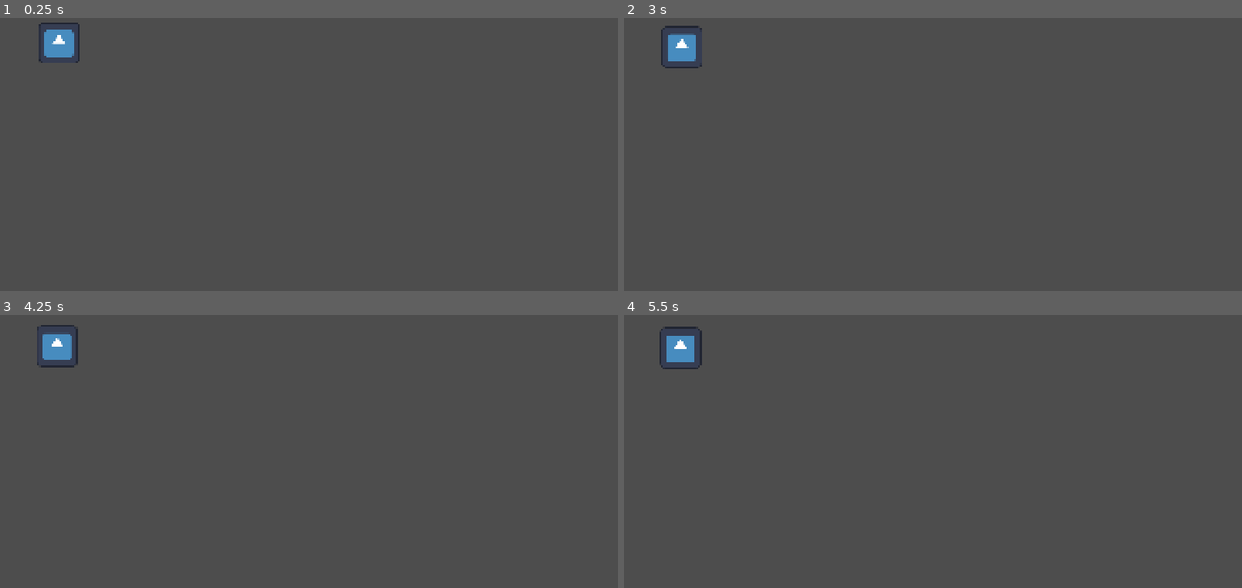
Above: before the commit, frames 1-4 (two rows, left to right).
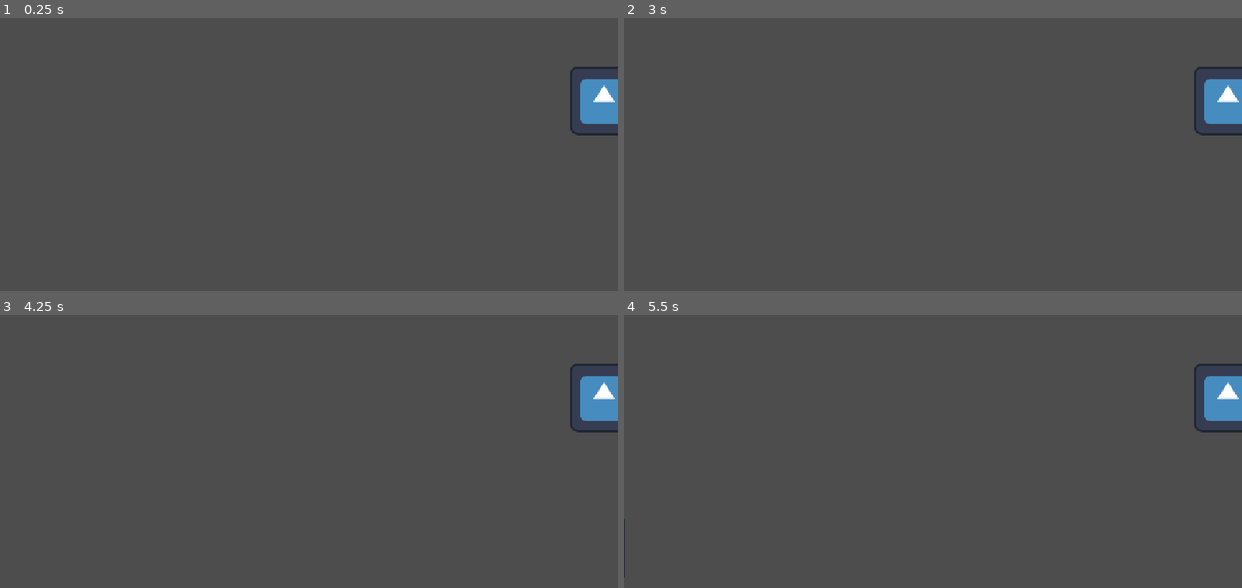
Above: after the commit, the same moments.

Repository: Plumz17/CodelampProjectKelompok1
Game: Godot game, scene res://main.tscn
The game is run twice, just before and just after one commit, with the same random seed, the same clock (stepped at 60 frames per second) and the same inputs. The engine's default icon, where the game draws it, is replaced by a stand-in: a white triangle on a blue panel in a dark square.
Inputs:
- Up to frame 1 (0.25 s): no input
- Up to frame 2 (3 s): tap Enter at 0.5, 2 s; tap Space at 1.25 s
- Up to frame 3 (4.25 s): tap Space at 3.5 s
- Up to frame 4 (5.5 s): tap Enter at 4.25 s; tap Space at 5 s

The runs differ from the first frame. In frame 1, 1.8% of the frame differs, in the area x 6-100%, y 1-44%; in frame 2, 1.8%; in frame 3, 1.8%; in frame 4, 1.9%, in the area x 0-100%, y 4-97%.

Commit message:
coreplayer

Diff:
--- /dev/null
+++ b/CodelampProject/core/PlayerCore.tscn
@@ -0,0 +1,16 @@
+[gd_scene format=3 uid="uid://8it24v61hwp2"]
+
+[ext_resource type="Script" uid="uid://dxmdaa4mkxlyt" path="res://core/player_core.gd" id="1_jvo0p"]
+[ext_resource type="Texture2D" uid="uid://bvkab8npf4mqw" path="res://icon.svg" id="2_0kxrg"]
+
+[sub_resource type="CircleShape2D" id="CircleShape2D_8futu"]
+radius = 63.007935
+
+[node name="PlayerCore" type="Area2D" unique_id=871273602]
+script = ExtResource("1_jvo0p")
+
+[node name="Sprite2D" type="Sprite2D" parent="." unique_id=649255779]
+texture = ExtResource("2_0kxrg")
+
+[node name="CollisionShape2D" type="CollisionShape2D" parent="." unique_id=702021302]
+shape = SubResource("CircleShape2D_8futu")
--- /dev/null
+++ b/CodelampProject/core/player_core.gd
@@ -0,0 +1,27 @@
+extends Area2D
+
+var max_hp: int = 10
+var current_hp: int
+
+func _ready() -> void:
+	current_hp = max_hp
+	# Menghubungkan sinyal deteksi
+	body_entered.connect(_on_body_entered)
+
+func _on_body_entered(body: Node2D) -> void:
+	# Menggunakan "label" enemy (Group) untuk deteksi
+	if body.is_in_group("enemy"):
+		current_hp -= 10
+		print("HP Player berkurang: ", current_hp)
+
+		# Hapus musuh setelah mengenai core
+		body.queue_free()
+
+		# Cek kondisi Game Over
+		if current_hp <= 0:
+			trigger_game_over()
+
+func trigger_game_over() -> void:
+	current_hp = 0
+	print("GAME OVER TER-TRIGGER!")
+	# Tambahkan logika UI Game Over di sini nantinya
--- a/CodelampProject/enemies/enemy_base.gd
+++ b/CodelampProject/enemies/enemy_base.gd
@@ -1,45 +1,49 @@
 extends CharacterBody2D
 class_name EnemyBase
 
-@export var max_fear_bar: int # Enemy's HP
+@export var max_fear_bar: int # HP Musuh (Fear Bar)
 @export var speed: float
-@export var terror_energy: int # Enemy Drop
-@export var waypoints_node: Node2D # A Node with Waypoints as it's child
+@export var terror_energy: int # Resource yang didapat
+@export var waypoints_node: Node2D # Node Waypoints di Main Scene
 
-# Some runtime variables
+# Variabel pergerakan
 var waypoints: Array[Vector2] = []
 var current_fear_bar: int
 var current_waypoint_index: int = 0
 
 func _ready() -> void:
-	#Set Fear Bar / Enemy HP
+	# Inisialisasi HP musuh
 	current_fear_bar = max_fear_bar
-	#Get location of all waypoints
-	for waypoint: Node2D in waypoints_node.get_children():
-		waypoints.append(waypoint.global_position)
+
+	# Ambil data semua titik jalan
+	if waypoints_node:
+		for waypoint: Node2D in waypoints_node.get_children():
+			waypoints.append(waypoint.global_position)
 
 func _physics_process(_delta: float) -> void:
-	#Print Error if there's no waypoints or if it's empty
 	if waypoints.is_empty():
-		printerr("Waypoints Empty")
 		return
 
-	#Call the reach_core() function if enemy reach end
+	# Berhenti memproses waypoint jika sudah di titik terakhir (menunggu Core)
 	if current_waypoint_index >= waypoints.size():
 		reach_core()
 		return
 
-	#Go to next waypoint
+	# Logika pergerakan ke waypoint selanjutnya
 	var next_waypoint: Vector2 = waypoints[current_waypoint_index]
 	var direction: Vector2 = (next_waypoint - global_position).normalized()
 	velocity = direction * speed
 	move_and_slide()
 
-	#Update waypoint index if enemy is near the target waypoint
+	# Cek jika sudah dekat dengan target waypoint
 	if global_position.distance_to(next_waypoint) < 6.7:
 		current_waypoint_index += 1
 
-#Function when reaching core, TODO: add attacking core logic here
-func reach_core():
-	print("Core Reached!")
-	return
+func reach_core() -> void:
+	# Biarkan musuh tetap bergerak sedikit agar masuk ke area PlayerCore
+	move_and_slide()
+
+	# Pencegahan spam pesan di console
+	if not has_meta("reached_target"):
+		print("Musuh mencapai tujuan: ", name)
+		set_meta("reached_target", true)
--- a/CodelampProject/enemies/normal_enemy.tscn
+++ b/CodelampProject/enemies/normal_enemy.tscn
@@ -3,8 +3,11 @@
 [ext_resource type="PackedScene" uid="uid://cg72vgq1uckne" path="res://enemies/enemy_base.tscn" id="1_pg5ck"]
 [ext_resource type="Script" uid="uid://cl2a71kkiouny" path="res://enemies/normal_enemy.gd" id="2_snoi0"]
 
-[node name="NormalEnemy" unique_id=1748458864 instance=ExtResource("1_pg5ck")]
+[node name="NormalEnemy" unique_id=1748458864 groups=["enemy"] instance=ExtResource("1_pg5ck")]
 script = ExtResource("2_snoi0")
 max_fear_bar = 30
 speed = 5.0
 terror_energy = 15
+
+[node name="CollisionShape2D" parent="." index="1" unique_id=2043971900]
+position = Vector2(0, -0.5)
--- a/CodelampProject/main.tscn
+++ b/CodelampProject/main.tscn
@@ -2,6 +2,7 @@
 
 [ext_resource type="Script" uid="uid://dtojvdkhpdgfy" path="res://main.gd" id="1_0xm2m"]
 [ext_resource type="PackedScene" uid="uid://blbggmac62i3w" path="res://enemies/normal_enemy.tscn" id="1_ig7tw"]
+[ext_resource type="PackedScene" uid="uid://8it24v61hwp2" path="res://core/PlayerCore.tscn" id="3_h2yge"]
 
 [node name="Main" type="Node2D" unique_id=1858161533]
 script = ExtResource("1_0xm2m")
@@ -21,5 +22,8 @@
 position = Vector2(1126, 259)
 
 [node name="NormalEnemy" parent="." unique_id=1748458864 node_paths=PackedStringArray("waypoints_node") instance=ExtResource("1_ig7tw")]
-position = Vector2(184, 247)
+position = Vector2(-89, 535)
 waypoints_node = NodePath("../Waypoints")
+
+[node name="PlayerCore" parent="." unique_id=871273602 instance=ExtResource("3_h2yge")]
+position = Vector2(1126, 256)
--- a/CodelampProject/project.godot
+++ b/CodelampProject/project.godot
@@ -17,10 +17,6 @@
 
 [display]
 
-window/size/viewport_width=1920
-window/size/viewport_height=1080
-window/size/window_width_override=1920
-window/size/window_height_override=1080
 window/stretch/mode="canvas_items"
 
 [physics]
Not shown, added: CodelampProject/core/player_core.gd.uid
